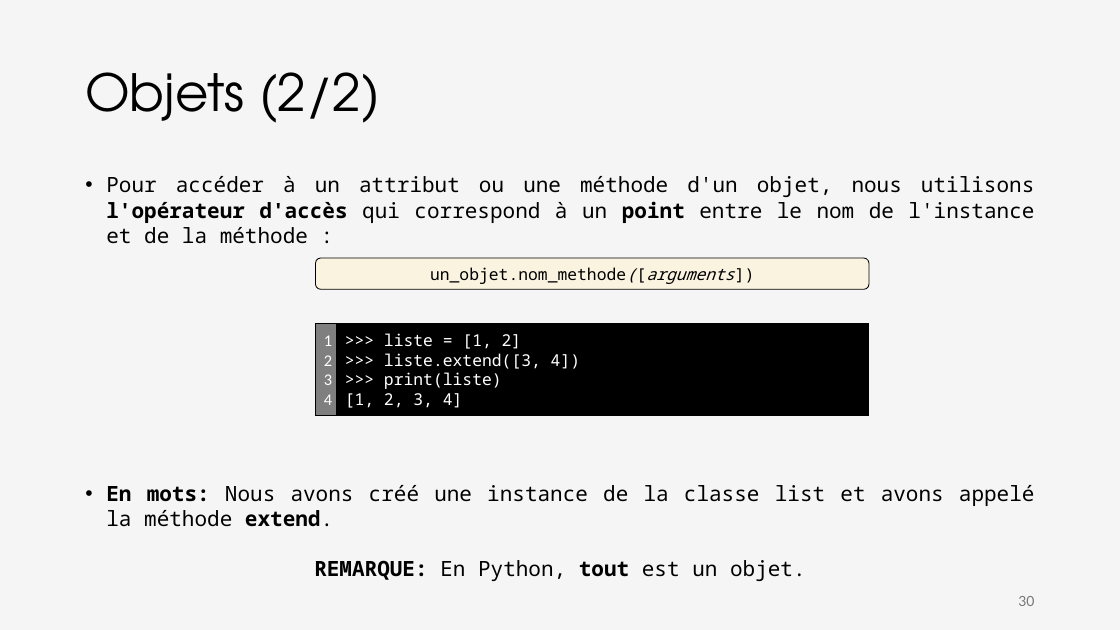
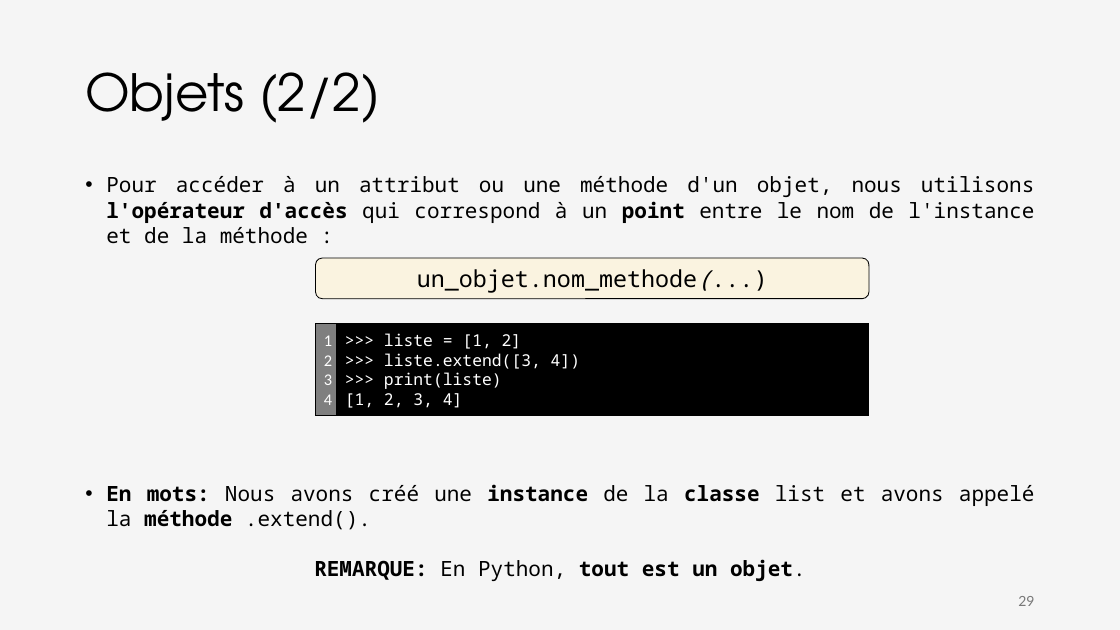
Before and after one commit to iannickgagnon/sagedays_iannick_2026, a slide deck: slide 29 of python_1/presentation_python_1.pptx (slide 30 before the commit). Drawn at 1120x630 pixels with LibreOffice and Linux fonts; fonts in the diff are those of the drawing. Boxes give left, top, right and bottom in pixels: in the first picture for what was removed or moved away, otherwise in the second. Text is boxed around its words. In the diff, an @@ line names an element or a change of style, - is before the commit and + after.

Commit message:
feat: Finish python_1 presentation

```diff
--- a/python_1/presentation_python_1.pptx
+++ b/python_1/presentation_python_1.pptx
@@ rounded rectangle "un_objet.nom_methode(...)": place and size @@
-rounded rectangle "un_objet.nom_methode(...)" at <box>316,258,870,289</box>
+rounded rectangle "un_objet.nom_methode(...)" at <box>316,258,870,298</box>
@@ text in rounded rectangle at <box>417,269,697,293</box>: text changed; size 14 to 20 pt @@
-un_objet.nom_methode([arguments])
+un_objet.nom_methode(...)
@@ text at <box>106,484,1035,530</box>: text changed @@
-• En mots: Nous avons créé une instance de la classe list et avons appelé la méthode extend.
+• En mots: Nous avons créé une instance de la classe list et avons appelé la méthode .extend().
@@ text at <box>314,559,806,581</box>: bold on in "est un objet." @@
@@ page number at <box>1018,596,1034,606</box>: text changed @@
-30
+29
```
Also in this commit, not shown: 14 other slides changed, 2 slides added, 4 slides removed.
